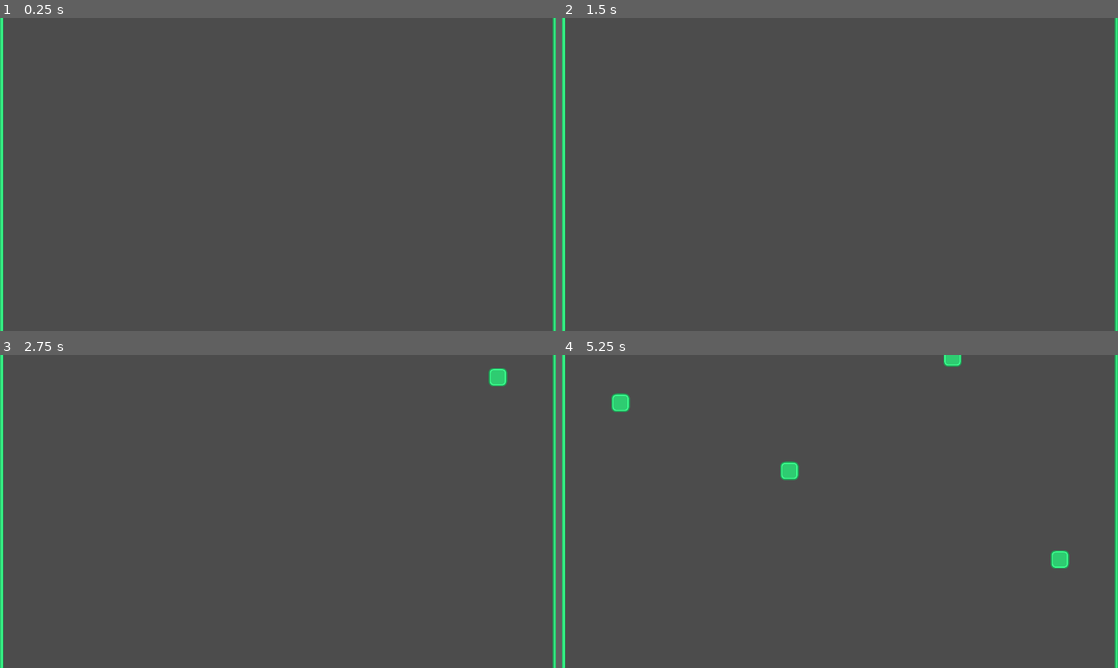
Above: before the commit, frames 1-4 (two rows, left to right).
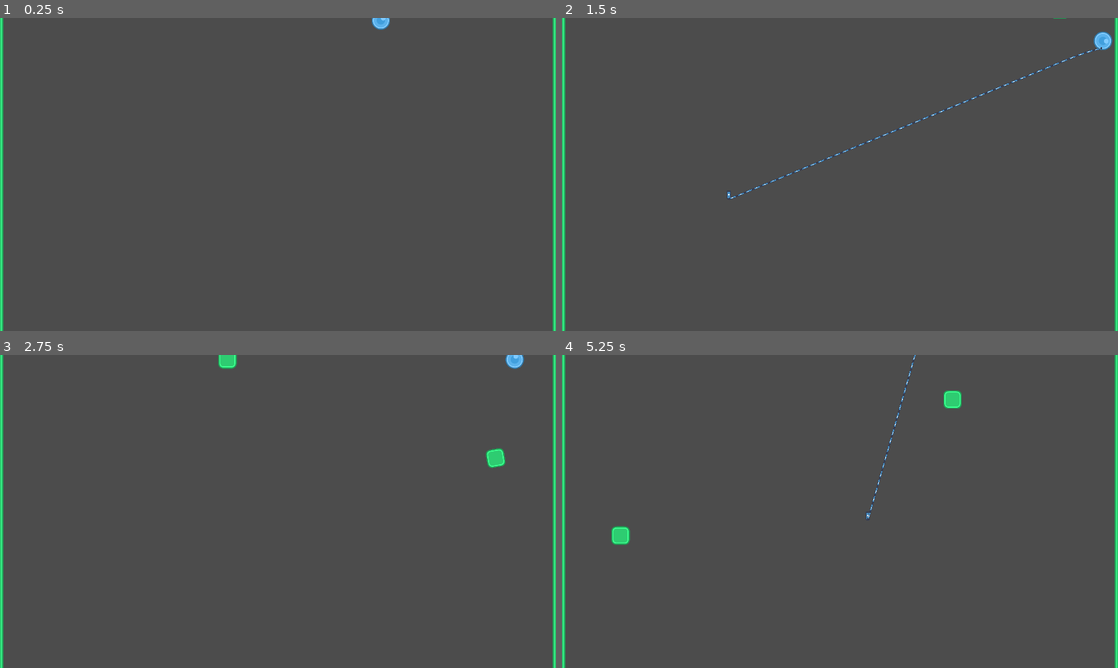
Above: after the commit, the same moments.

Repository: TheSeahorse/GMTK2021
Game: Godot game, scene res://Main.tscn
The game is run twice, just before and just after one commit, with the same random seed, the same clock (stepped at 60 frames per second) and the same inputs. The engine's default icon, where the game draws it, is replaced by a stand-in: a white triangle on a blue panel in a dark square.
Inputs (mouse positions are in pixels of both pictures, inside the frame that each line leads up to):
- Up to frame 1 (0.25 s): no input
- Up to frame 2 (1.5 s): move the mouse to (962, 158) at 0.52 s; click (962, 158) at 0.67 s; move the mouse to (728, 190) at 1.27 s; click (728, 190) at 1.42 s
- Up to frame 3 (2.75 s): move the mouse to (333, 442) at 2.02 s; click (333, 442) at 2.17 s
- Up to frame 4 (5.25 s): move the mouse to (812, 574) at 2.77 s; click (812, 574) at 2.92 s; move the mouse to (1006, 558) at 3.52 s; click (1006, 558) at 3.67 s; move the mouse to (673, 464) at 4.27 s; click (673, 464) at 4.42 s; move the mouse to (867, 511) at 5.02 s; click (867, 511) at 5.17 s

The runs differ from the first frame. In frame 1, 0.2% of the frame differs, in the area x 0-71%, y 0-100%; in frame 2, 0.5%; in frame 3, 0.8%; in frame 4, 1.3%, in the area x 0-92%, y 0-100%.

Commit message:
rope swing basic done

Diff:
--- a/Faller.tscn
+++ b/Faller.tscn
@@ -2,16 +2,20 @@
 
 [ext_resource path="res://Graphics/kenney/PNG/Retina/block_small.png" type="Texture" id=1]
 
-[sub_resource type="PhysicsMaterial" id=2]
+[sub_resource type="PhysicsMaterial" id=1]
 
-[sub_resource type="RectangleShape2D" id=1]
+[sub_resource type="RectangleShape2D" id=2]
 extents = Vector2( 32, 32 )
 
 [node name="Faller" type="RigidBody2D"]
-physics_material_override = SubResource( 2 )
+collision_layer = 2
+collision_mask = 6
+mass = 2000.0
+physics_material_override = SubResource( 1 )
+gravity_scale = 3.0
 
 [node name="Sprite" type="Sprite" parent="."]
 texture = ExtResource( 1 )
 
 [node name="CollisionShape2D" type="CollisionShape2D" parent="."]
-shape = SubResource( 1 )
+shape = SubResource( 2 )
--- a/Main.gd
+++ b/Main.gd
@@ -1,12 +1,31 @@
 extends Node2D
 
+onready var rope = preload("res://Rope.tscn")
 onready var faller = preload("res://Faller.tscn")
+onready var player = preload("res://Player.tscn").instance()
 var rng = RandomNumberGenerator.new()
-
+var start_pos: Vector2 #Point where the rope starts aka where you click
+var end_pos: Vector2 #Point where the rope ends aka where the player ball is
+var current_rope
 
 # Called when the node enters the scene tree for the first time.
 func _ready():
     rng.randomize()
+    player.position.x = 1200
+    add_child(player)
+
+func _input(event):
+    if event is InputEventMouseButton and event.is_pressed():
+        start_pos = get_global_mouse_position()
+        end_pos = player.position
+        current_rope = rope.instance()
+        add_child(current_rope)
+        current_rope.spawn_rope(start_pos, end_pos, player)
+    elif event is InputEventMouseButton and !event.is_pressed():
+        remove_child(current_rope)
+        current_rope.free()
+        current_rope = null
+        player.apply_impulse(Vector2.ZERO,Vector2(0,-10000))
 
 
 func _process(delta):
--- a/Main.tscn
+++ b/Main.tscn
@@ -6,9 +6,8 @@
 [node name="Main" type="Node2D"]
 script = ExtResource( 1 )
 
-
 [node name="Wall" parent="." instance=ExtResource( 2 )]
-position = Vector2( -19, 526 )
+position = Vector2( -20, 526 )
 scale = Vector2( 1, 5 )
 
 [node name="Wall2" parent="." instance=ExtResource( 2 )]
--- a/Player.tscn
+++ b/Player.tscn
@@ -1,12 +1,19 @@
-[gd_scene load_steps=4 format=2]
+[gd_scene load_steps=5 format=2]
 
 [ext_resource path="res://Graphics/kenney/PNG/Retina/ball_blue_small_alt.png" type="Texture" id=1]
 [ext_resource path="res://Player.gd" type="Script" id=2]
+
+[sub_resource type="PhysicsMaterial" id=2]
+friction = 0.5
+bounce = 1.0
 
 [sub_resource type="CircleShape2D" id=1]
 radius = 30.0
 
 [node name="Player" type="RigidBody2D"]
+collision_mask = 6
+mass = 30.0
+physics_material_override = SubResource( 2 )
 gravity_scale = 3.0
 linear_velocity = Vector2( 500, 0 )
 script = ExtResource( 2 )
--- /dev/null
+++ b/Rope.gd
@@ -0,0 +1,51 @@
+extends Node
+
+var rope_piece = preload("res://RopePiece.tscn")
+var piece_length = 20.0
+var rope_pieces = []
+var rope_close_tolerence = 20.0
+
+onready var rope_start_piece = $RopeStartPiece
+onready var rope_end_piece = $RopeEndPiece
+
+
+func spawn_rope(start_pos: Vector2, end_pos: Vector2, player: Object):
+    rope_start_piece.global_position = start_pos
+    rope_end_piece.global_position = end_pos
+
+    start_pos = rope_start_piece.get_node("C/J").global_position
+    end_pos = rope_end_piece.get_node("C/J").global_position
+
+    var distance = start_pos.distance_to(end_pos)
+    var segments = round(distance / piece_length)
+    var spawn_angle = (end_pos - start_pos).angle() - PI/2
+
+    create_rope(segments, rope_start_piece, end_pos, spawn_angle, player)
+
+
+func create_rope(amount: int, parent: Object, end_pos: Vector2, spawn_angle: float, player: Object):
+    for i in amount:
+        parent = add_piece(parent, i, spawn_angle)
+        rope_pieces.append(parent)
+
+        var joint_pos = parent.get_node("C/J").global_position
+        if joint_pos.distance_to(end_pos) < rope_close_tolerence:
+            break
+
+    rope_end_piece.get_node("C/J").node_a = player.get_path()
+    rope_end_piece.get_node("C/J").node_b = rope_pieces[-1].get_path()
+    rope_end_piece.hide()
+
+
+
+func add_piece(parent:Object, id:int, spawn_angle:float) -> Object:
+    var joint = parent.get_node("C/J") as PinJoint2D
+    var piece = rope_piece.instance()
+    piece.global_position = joint.global_position
+    piece.rotation = spawn_angle
+    piece.parent = self
+    add_child(piece)
+    joint.node_a = parent.get_path()
+    joint.node_b = piece.get_path()
+
+    return piece
--- /dev/null
+++ b/Rope.tscn
@@ -0,0 +1,12 @@
+[gd_scene load_steps=4 format=2]
+
+[ext_resource path="res://Rope.gd" type="Script" id=1]
+[ext_resource path="res://RopeEndPiece.tscn" type="PackedScene" id=2]
+[ext_resource path="res://RopePiece.tscn" type="PackedScene" id=3]
+
+[node name="Rope" type="Node"]
+script = ExtResource( 1 )
+
+[node name="RopeStartPiece" parent="." instance=ExtResource( 2 )]
+
+[node name="RopeEndPiece" parent="." instance=ExtResource( 3 )]
--- /dev/null
+++ b/RopeEndPiece.tscn
@@ -0,0 +1,23 @@
+[gd_scene load_steps=3 format=2]
+
+[ext_resource path="res://Graphics/icon.png" type="Texture" id=1]
+
+[sub_resource type="CapsuleShape2D" id=1]
+height = 10.0
+
+[node name="RopeEndPiece" type="RigidBody2D"]
+collision_layer = 8
+collision_mask = 0
+mode = 1
+
+[node name="C" type="CollisionShape2D" parent="."]
+position = Vector2( 0, 15 )
+shape = SubResource( 1 )
+
+[node name="J" type="PinJoint2D" parent="C"]
+position = Vector2( 0, 15 )
+
+[node name="icon" type="Sprite" parent="."]
+position = Vector2( 1.90735e-06, 14.9 )
+scale = Vector2( 0.2, 0.471875 )
+texture = ExtResource( 1 )
--- /dev/null
+++ b/RopePiece.gd
@@ -0,0 +1,4 @@
+extends RigidBody2D
+
+var id = -1
+var parent = null
--- /dev/null
+++ b/RopePiece.tscn
@@ -0,0 +1,27 @@
+[gd_scene load_steps=4 format=2]
+
+[ext_resource path="res://RopePiece.gd" type="Script" id=1]
+[ext_resource path="res://Graphics/icon.png" type="Texture" id=2]
+
+[sub_resource type="CapsuleShape2D" id=1]
+height = 10.0
+
+[node name="RopePiece" type="RigidBody2D"]
+collision_layer = 8
+collision_mask = 0
+gravity_scale = 3.0
+angular_damp = 100.0
+script = ExtResource( 1 )
+
+[node name="C" type="CollisionShape2D" parent="."]
+position = Vector2( 0, 15 )
+shape = SubResource( 1 )
+
+[node name="J" type="PinJoint2D" parent="C"]
+position = Vector2( 0, 15 )
+disable_collision = false
+
+[node name="icon" type="Sprite" parent="."]
+position = Vector2( -4.76837e-07, 14.9 )
+scale = Vector2( 0.1, 0.471875 )
+texture = ExtResource( 2 )
--- a/Wall.tscn
+++ b/Wall.tscn
@@ -6,6 +6,8 @@
 extents = Vector2( 29, 125 )
 
 [node name="Wall" type="StaticBody2D"]
+collision_layer = 4
+collision_mask = 0
 
 [node name="block_narrow" type="Sprite" parent="."]
 texture = ExtResource( 1 )
--- a/project.godot
+++ b/project.godot
@@ -27,6 +27,7 @@
 2d_physics/layer_1="Player"
 2d_physics/layer_2="Fallers"
 2d_physics/layer_3="Walls"
+2d_physics/layer_4="Rope"
 
 [physics]
 
